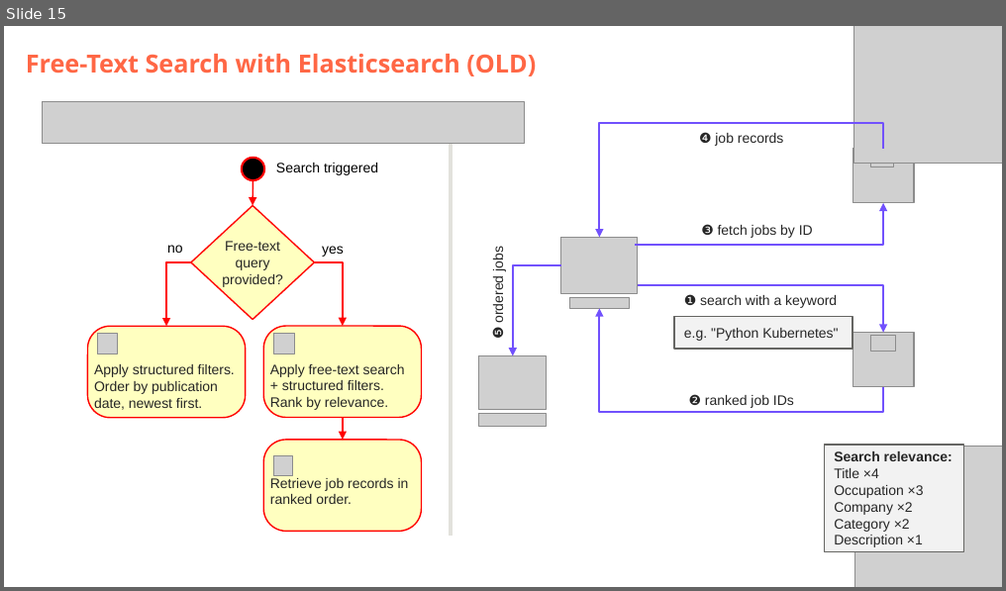
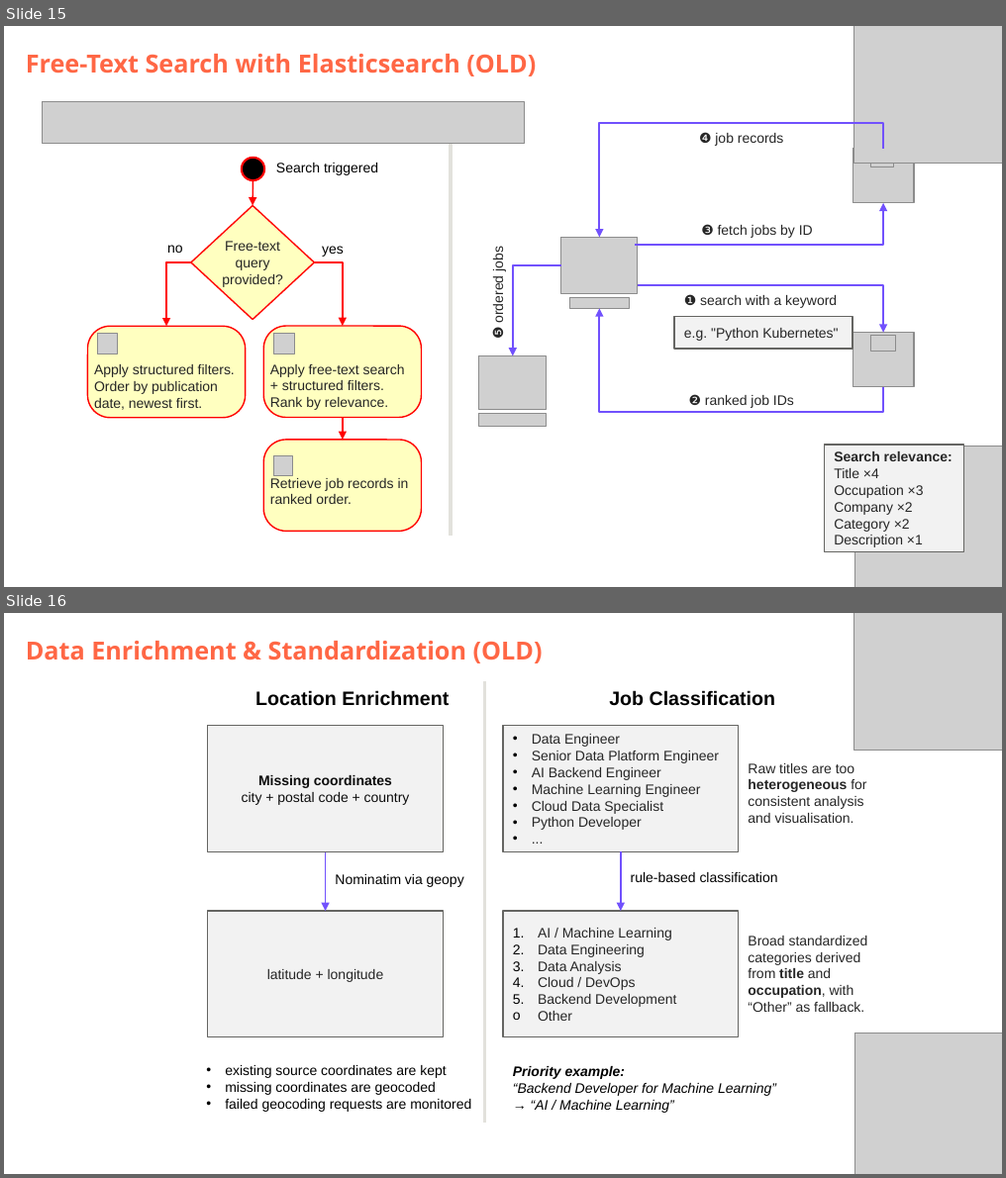
Before and after one commit to DataScientest-Studio/jun26bde-job-market, a slide deck: docs/defence/Defence.pptx. Shown one above the other, each under a label of ours: slide 15 before the commit, slides 15 and 16 after it. The pictures are 1006x591 and 1006x1178 pixels, drawn with LibreOffice and Linux fonts; fonts in the diff are those of the drawing; grey boxes stand for pictures; background and template pictures are left out. Boxes give left, top, right and bottom in pixels: in the first picture for what was removed or moved away, otherwise in the second. Text is boxed around its words. In the diff, an @@ line names an element or a change of style, - is before the commit and + after.

```diff
--- a/docs/defence/Defence.pptx
+++ b/docs/defence/Defence.pptx
@@ slide 16 added at (4, 613, 1002, 1174), background #FFFFFF @@
@@ subtitle added at (26, 641, 543, 663), 18 pt, text #FF6745, bold @@
+Data Enrichment & Standardization (OLD)
@@ picture added at (854, 613, 1002, 751) @@
@@ text added at (255, 690, 449, 706), 14 pt, text #000000, bold @@
+Location Enrichment
@@ line added from (485, 682) to (485, 1123), #E3E2DC 2.25 pt @@
@@ text added at (609, 690, 776, 706), 14 pt, text #000000, bold @@
+Job Classification
@@ rectangle added at (208, 726, 444, 853), fill #F2F2F2, outline #666563 1 pt, 10 pt, text #0D0D0D @@
+Missing coordinates
+city + postal code + country
@@ rectangle added at (503, 726, 739, 853), fill #F2F2F2, outline #666563 1 pt, 10 pt, text #262626 @@
+• Data Engineer
+• Senior Data Platform Engineer
+• AI Backend Engineer
+• Machine Learning Engineer
+• Cloud Data Specialist
+• Python Developer
+• ...
@@ text added at (747, 763, 866, 823), 10 pt, text #262626 @@
+Raw titles are too heterogeneous for consistent analysis and visualisation.
@@ arrow added from (326, 853) to (326, 911), #7151FD 1.25 pt @@
@@ text added at (335, 874, 464, 887), 10 pt, text #000000 @@
+Nominatim via geopy
@@ arrow added from (621, 853) to (621, 911), #7151FD 1.25 pt @@
@@ text added at (631, 872, 778, 882), 10 pt, text #000000 @@
+rule-based classification
@@ rectangle added at (208, 911, 444, 1038), fill #F2F2F2, outline #666563 1 pt, 10 pt, text #262626 @@
+latitude + longitude
@@ rectangle added at (503, 911, 739, 1038), fill #F2F2F2, outline #666563 1 pt, 10 pt, text #262626 @@
+1. AI / Machine Learning
+2. Data Engineering
+3. Data Analysis
+4. Cloud / DevOps
+5. Backend Development
+o Other
@@ text added at (747, 936, 868, 1012), 10 pt, text #262626 @@
+Broad standardized categories derived from title and occupation, with “Other” as fallback.
@@ picture added at (854, 1033, 1002, 1174) @@
@@ text added at (225, 1065, 471, 1112), 10 pt, text #000000 @@
+• existing source coordinates are kept
+• missing coordinates are geocoded
+• failed geocoding requests are monitored
@@ text added at (513, 1066, 776, 1113), 10 pt, text #000000, italic @@
+Priority example:
+“Backend Developer for Machine Learning” → “AI / Machine Learning”
```
Also in this commit, not shown: 3 slides changed, 1 slide removed, 4 other files.
